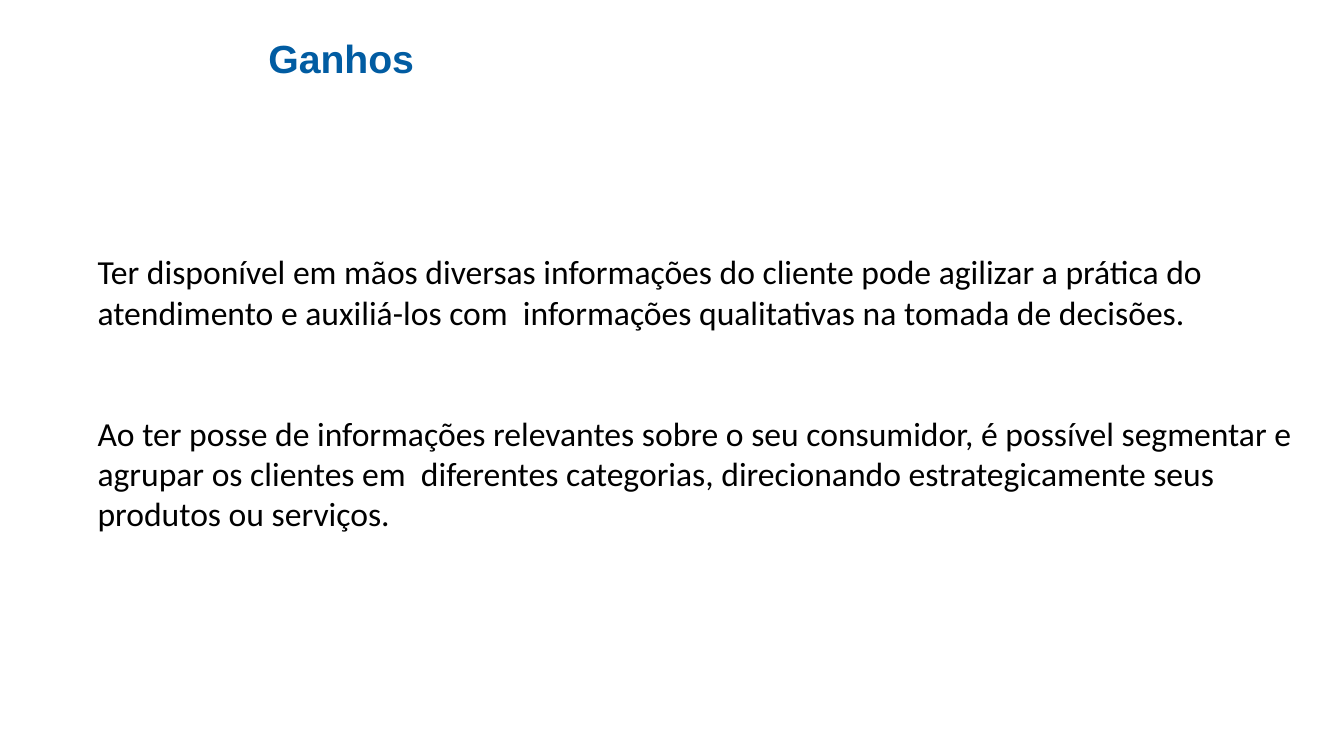
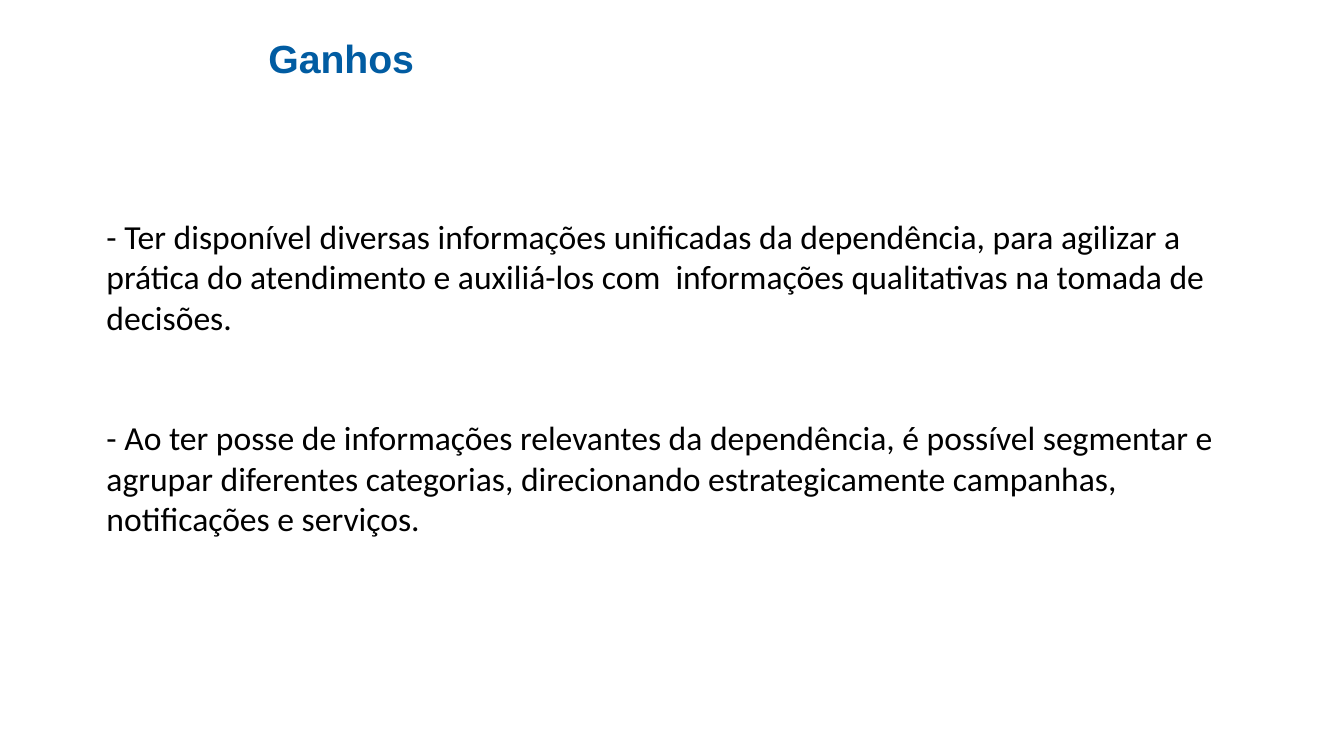
Before and after one commit to cezarnk/projetos, a slide deck: slide 9 of Apresentação Cesup Rede/Projeto 2.pptx. Drawn at 1344x756 pixels with LibreOffice and Linux fonts; fonts in the diff are those of the drawing; background and template pictures are left out. Boxes give left, top, right and bottom in pixels: in the first picture for what was removed or moved away, otherwise in the second. Text is boxed around its words. In the diff, an @@ line names an element or a change of style, - is before the commit and + after.

```diff
--- a/Apresentação Cesup Rede/Projeto 2.pptx
+++ b/Apresentação Cesup Rede/Projeto 2.pptx
@@ text at [106,225,1213,537]: text changed @@
-Ter disponível em mãos diversas informações do cliente pode agilizar a prática do
-atendimento e auxiliá-los com informações qualitativas na tomada de decisões.
-Ao ter posse de informações relevantes sobre o seu consumidor, é possível segmentar e
-agrupar os clientes em diferentes categorias, direcionando estrategicamente seus
-produtos ou serviços.
+- Ter disponível diversas informações unificadas da dependência, para agilizar a prática do atendimento e auxiliá-los com informações qualitativas na tomada de decisões.
+- Ao ter posse de informações relevantes da dependência, é possível segmentar e
+agrupar diferentes categorias, direcionando estrategicamente campanhas,
+notificações e serviços.
```
Also in this commit, not shown: 3 other slides changed, 4 other files.
